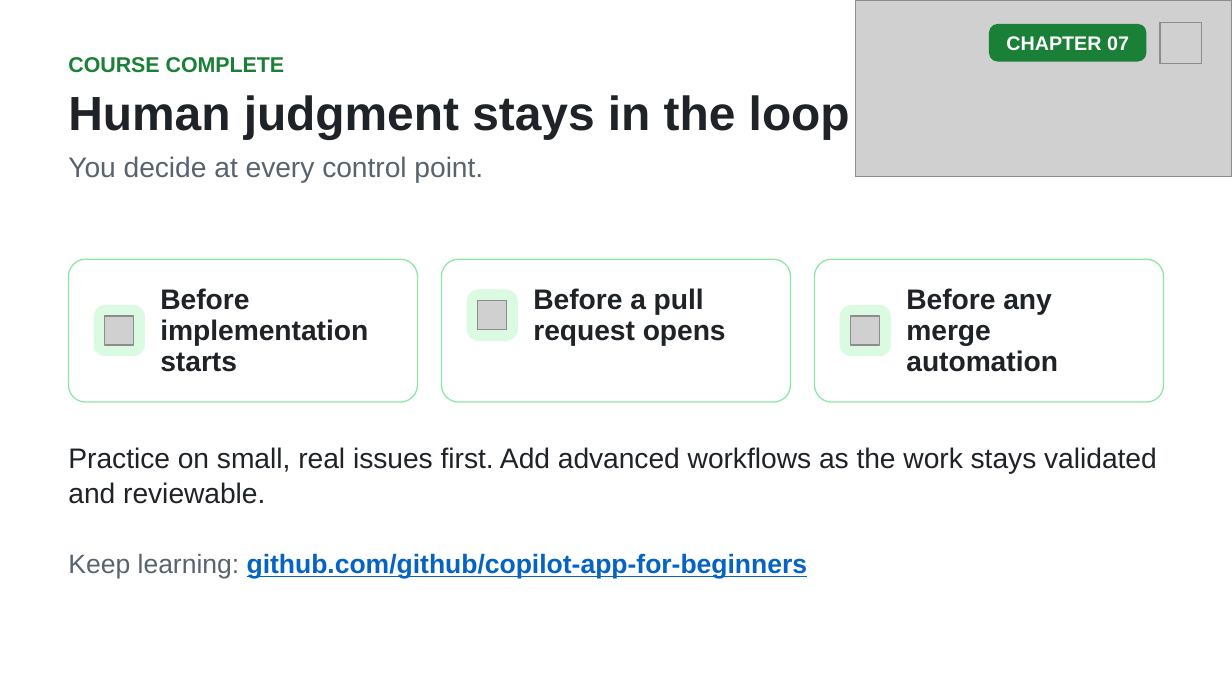
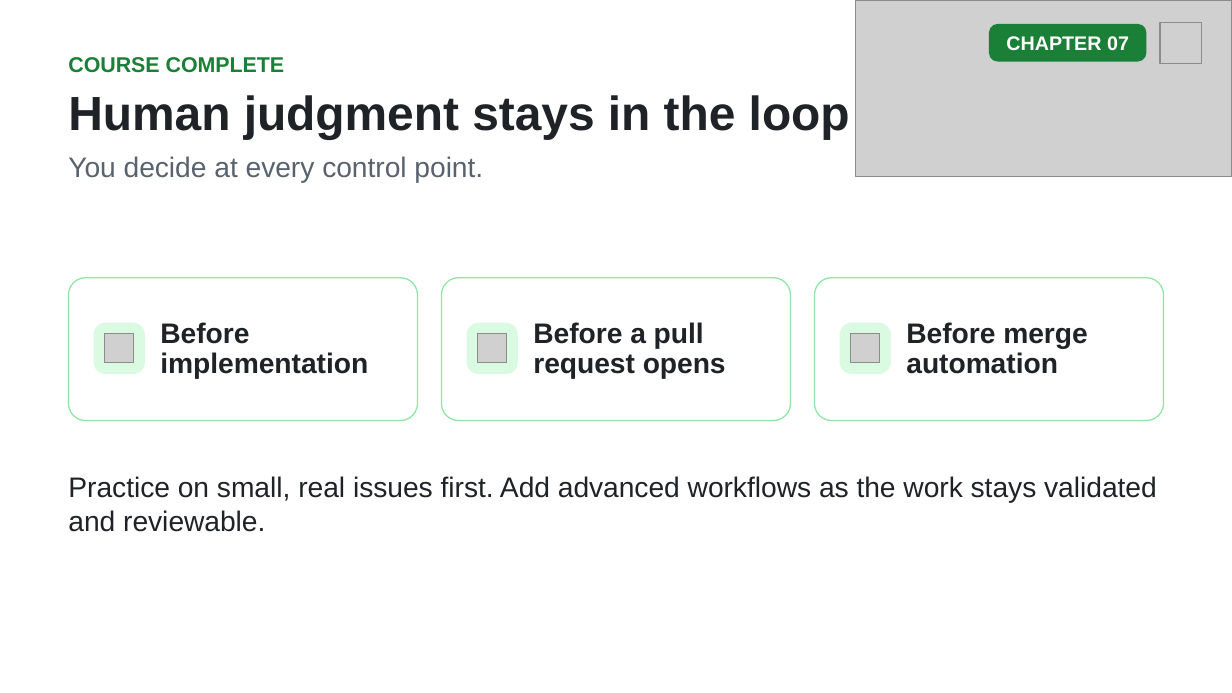
Before and after one commit to github/copilot-app-for-beginners, a slide deck: slide 15 of slides/07-automations.pptx. Drawn at 1232x693 pixels with LibreOffice and Linux fonts; fonts in the diff are those of the drawing; grey boxes stand for pictures. Boxes give left, top, right and bottom in pixels: in the first picture for what was removed or moved away, otherwise in the second. Text is boxed around its words. In the diff, an @@ line names an element or a change of style, - is before the commit and + after.

```diff
--- a/slides/07-automations.pptx
+++ b/slides/07-automations.pptx
@@ vertical alignment top to middle in 3 elements at (533, 322, 726, 379), (906, 322, 1087, 374), (160, 322, 368, 379) @@
@@ text "Before a pull request opens": place and size @@
-text "Before a pull request opens" at (533, 288, 726, 346)
+text "Before a pull request opens" at (533, 322, 726, 379)
@@ 3 rounded rectangles: place and size @@
-3 rounded rectangles at (69, 259, 1163, 402)
+3 rounded rectangles at (69, 277, 1163, 420)
@@ text at (160, 322, 368, 379): text changed @@
-Before implementation starts
+Before implementation
@@ rounded rectangle: place and size @@
-rounded rectangle at (467, 290, 519, 341)
+rounded rectangle at (467, 323, 519, 375)
@@ 2 pictures, 2 rounded rectangles: place and size @@
-2 pictures, 2 rounded rectangles at (94, 306, 892, 357)
+2 pictures, 2 rounded rectangles at (94, 323, 892, 375)
@@ text at (906, 322, 1087, 374): text changed @@
-Before any merge automation
+Before merge automation
@@ picture: place and size @@
-picture at (478, 301, 508, 330)
+picture at (478, 334, 508, 363)
@@ text "Practice on small, real issues ...": place and size @@
-text "Practice on small, real issues ..." at (68, 447, 1157, 504)
+text "Practice on small, real issues ..." at (68, 476, 1157, 532)
@@ text removed at (68, 553, 807, 579) @@
-Keep learning: github.com/github/copilot-app-for-beginners
```
Also in this commit, not shown: 4 other slides changed, 7 other files.
